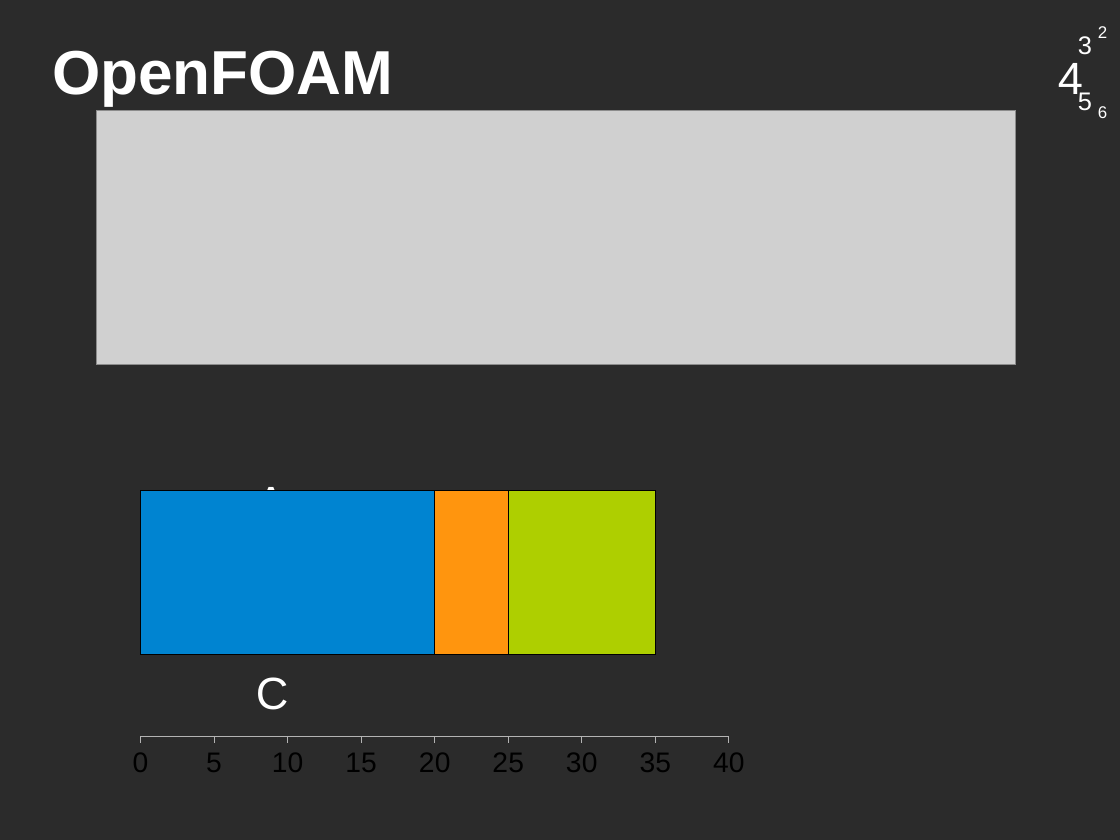
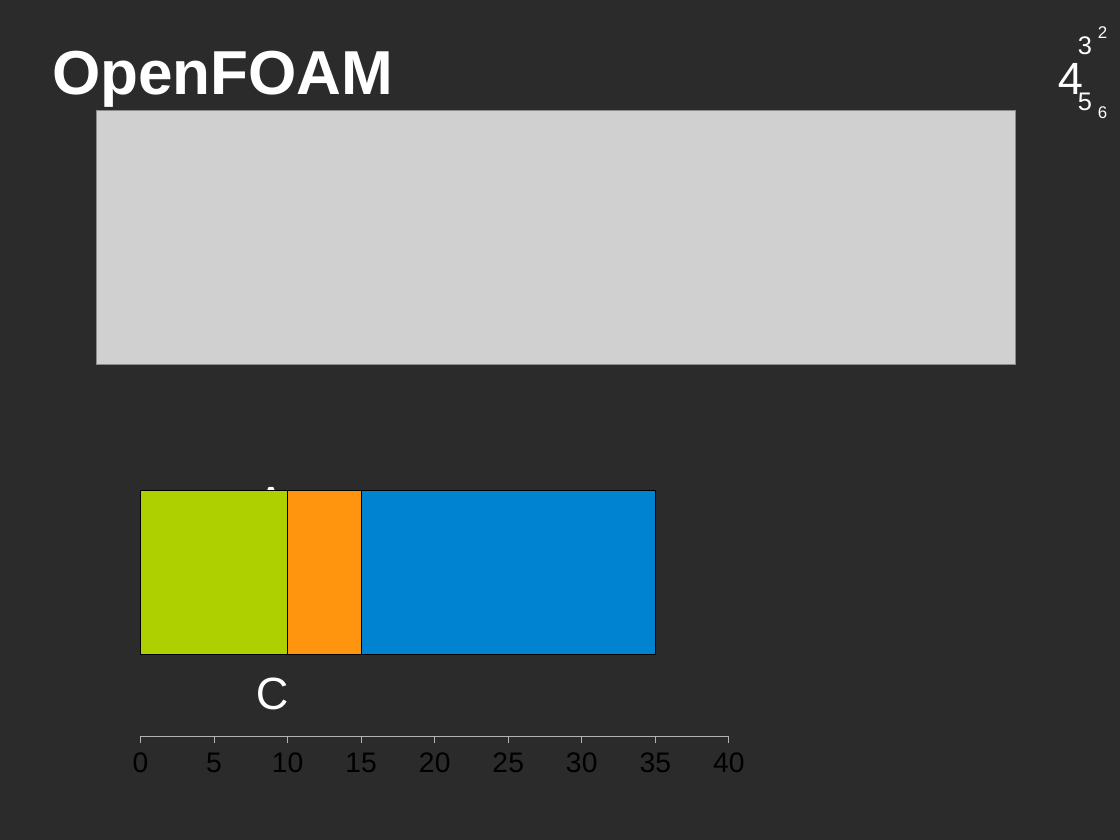
Before and after one commit to saifthe1/openfoam-openmp, a slide deck: slide 13 of presentation/pres.odp. Drawn at 1120x840 pixels with LibreOffice and Linux fonts; fonts in the diff are those of the drawing; grey boxes stand for pictures; background and template pictures are left out; a plain dark background stands for a picture behind light text. Boxes give left, top, right and bottom in pixels: in the first picture for what was removed or moved away, otherwise in the second. Text is boxed around its words. In the diff, an @@ line names an element or a change of style, - is before the commit and + after.

```diff
--- a/presentation/pres.odp
+++ b/presentation/pres.odp
@@ bar stacked chart at <box>120,400,758,787</box> @@
@@ Series 1, 1: 20 to 10 @@
@@ colour of Series 1 #0084D1 to #AECF00 @@
@@ Series 3, 1: 10 to 20 @@
@@ colour of Series 3 #AECF00 to #0084D1 @@
```
Also in this commit, not shown: 1 other slide changed.
